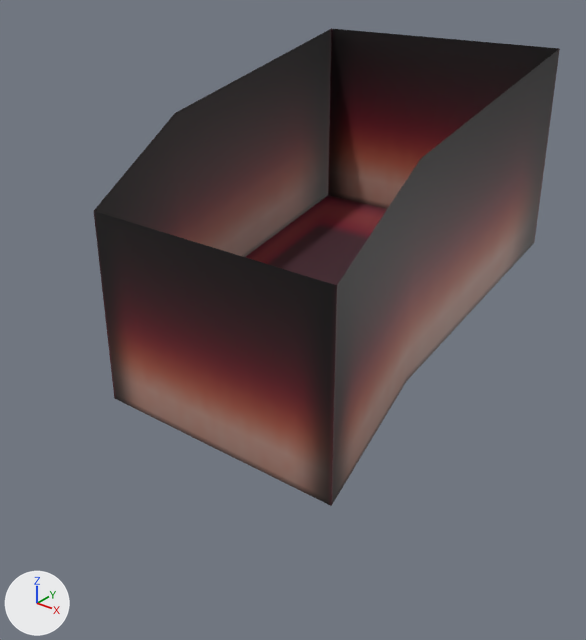
Two versions of the COLLADA model gfx/OBJS/atktile_b.dae, one commit apart.
Rendered twice from a camera (50 mm lens) standing at (2.23, -3.1, 3.53) and looking at (0.02, -0.33, 1.82). Lighting does not change. The marker at lower left points along +X, +Y and +Z.

The first picture shows 'atktile_bridge'.
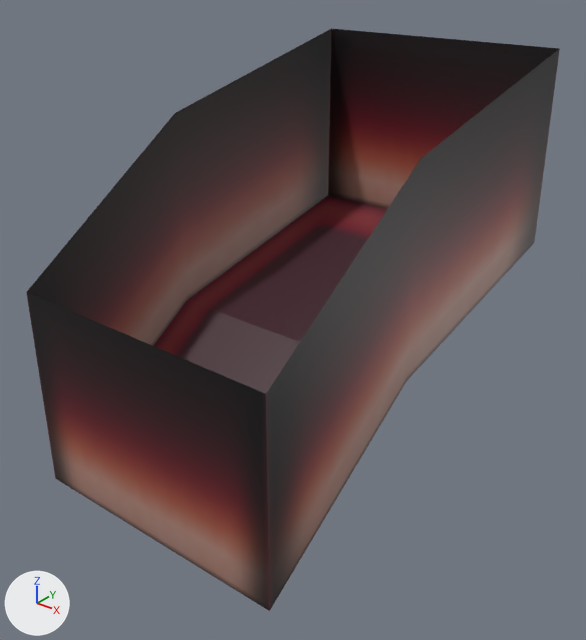
Commit message: bridge overlay mesh update

Location of each change, [x1, y1, x2, y2] in pixels of the pictures (586 x 640 px; the box of a moved part takes in the faces that stretch with it):
'atktile_bridge', reshaped (15% wider, 22% taller): before [94, 28, 560, 506]; after [26, 28, 560, 611]
part 1 of me_cube_001, moved or reshaped: before [94, 114, 421, 506]; after [26, 114, 421, 611]

The change in detail:
me_cube_001 has 12 vertices, 16 faces and spans x -0.68..0.69, y -0.9..0.9, z 1.38..3.0.
me_cube_001 is used by ob_atktile_bridge; location (0.0, 0.0, 0.0).
Before the commit, vertices of me_cube_001: 2 (0.68, -0.9, 2.37) at pixel (336, 285), 3 (0.68, -0.9, 1.38) at pixel (331, 505), 6 (-0.68, -0.9, 2.37) at pixel (93, 211), 7 (-0.68, -0.9, 1.38) at pixel (114, 398).
Part 1, on me_cube_001:
Vertices 2, 3, 6, 7 of me_cube_001 move by (0.0, -0.4, -0.26).
